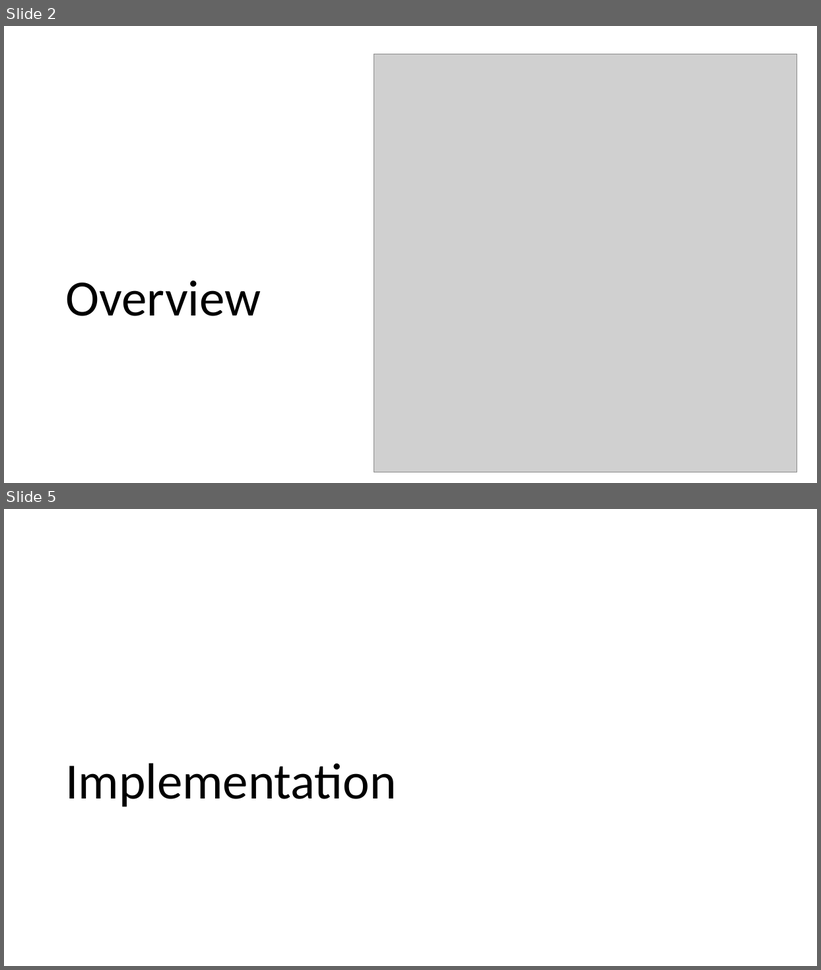
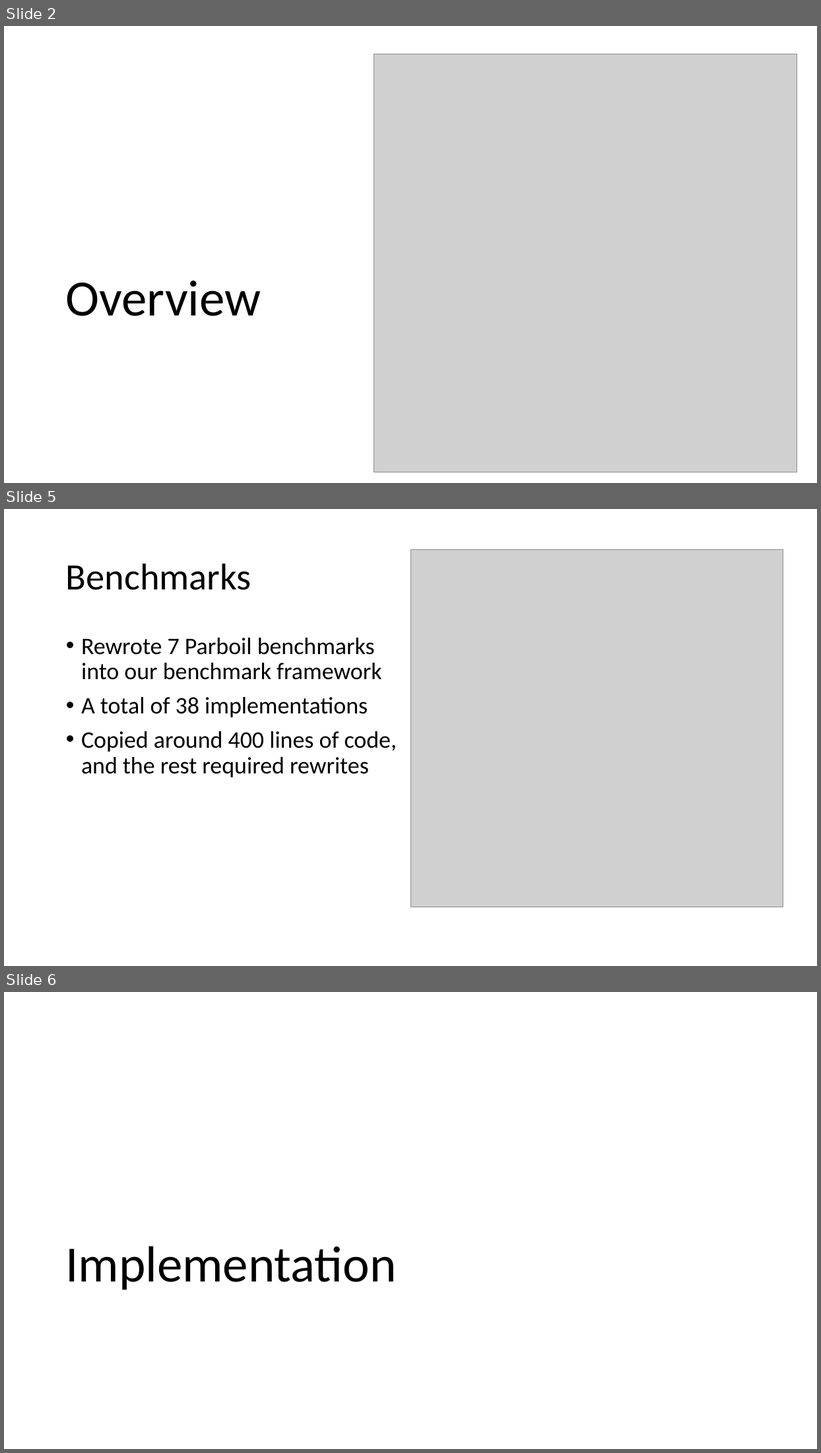
Before and after one commit to abduld/CS598, a slide deck: presentation/pres.pptx. Shown one above the other, each under a label of ours: slides 2 and 5 before the commit, slides 2, 5 and 6 after it; the slides between them are not shown. The pictures are 821x970 and 821x1453 pixels, drawn with LibreOffice and Linux fonts; fonts in the diff are those of the drawing; grey boxes stand for pictures. Boxes give left, top, right and bottom in pixels: in the first picture for what was removed or moved away, otherwise in the second. Text is boxed around its words. In the diff, an @@ line names an element or a change of style, - is before the commit and + after.

```diff
--- a/presentation/pres.pptx
+++ b/presentation/pres.pptx
@@ slide 5 added at bbox=[4, 509, 817, 966], background #FFFFFF @@
@@ title added at bbox=[66, 563, 252, 590], 44 pt, text #000000 @@
+Benchmarks
@@ picture added at bbox=[411, 549, 783, 908] @@
@@ text added at bbox=[81, 638, 397, 778], 28 pt, text #000000 @@
+• Rewrote 7 Parboil benchmarks into our benchmark framework
+• A total of 38 implementations
+• Copied around 400 lines of code, and the rest required rewrites
@@ what was slide 5 is now slide 6 @@
```
Also in this commit, not shown: 2 slides changed, 7 other slides added, 2 slides removed.
